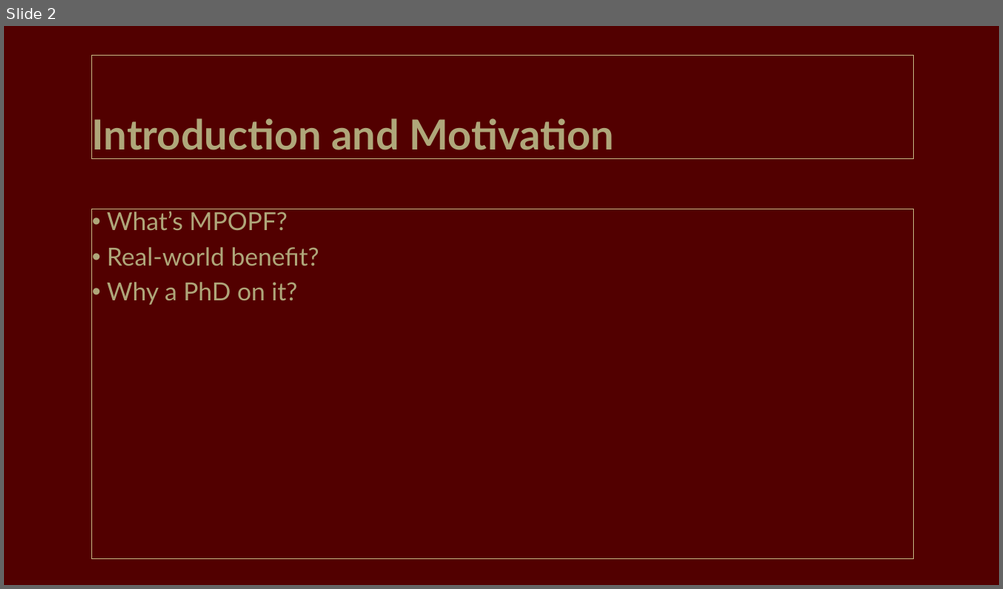
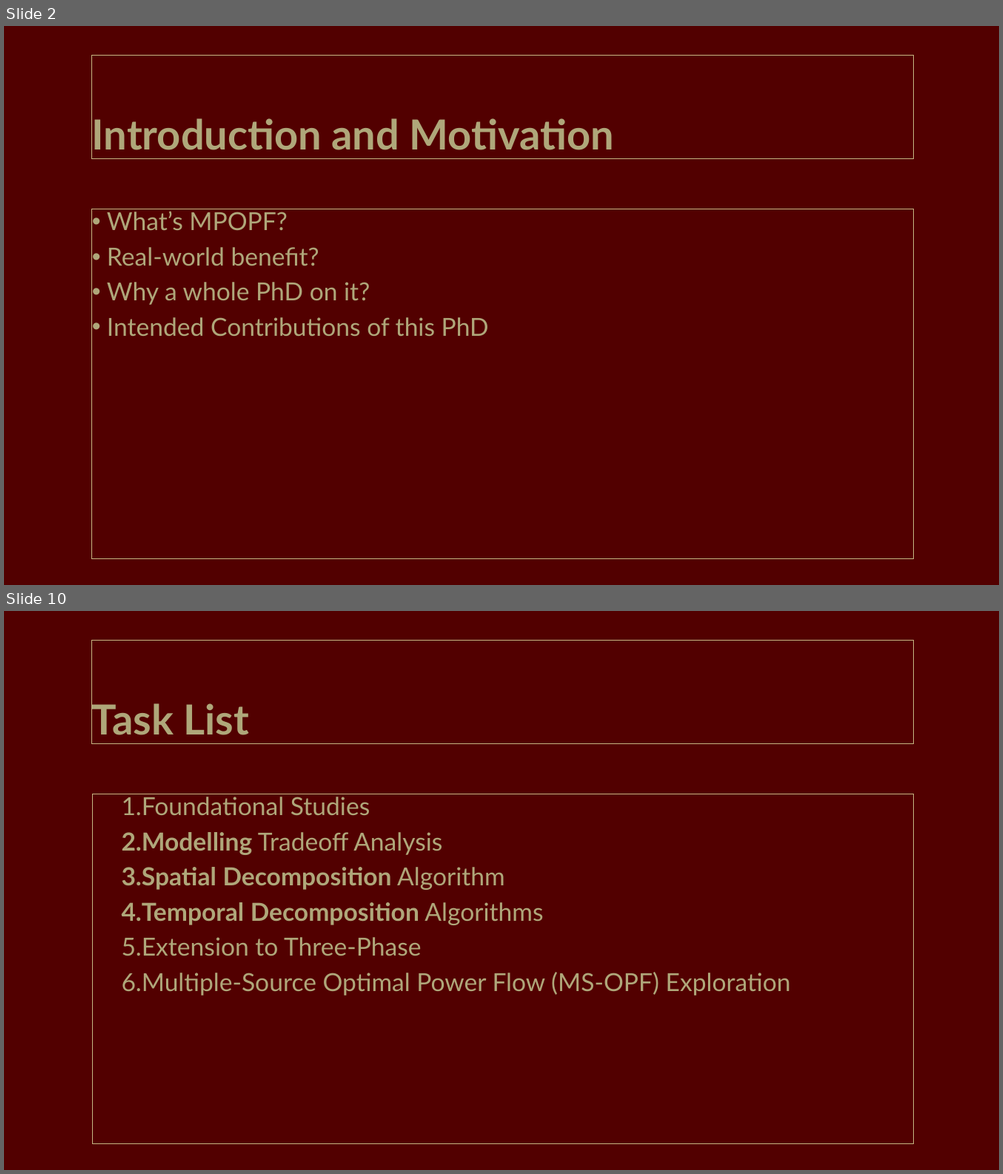
Before and after one commit to Realife-Brahmin/OriginalDocsHub-WSU-OneDrive, a slide deck: prelims-presentation_Jha_Aryan.pptx. Shown one above the other, each under a label of ours: slide 2 before the commit, slides 2 and 10 after it; the slides between them are not shown. The pictures are 1003x589 and 1003x1174 pixels, drawn with LibreOffice and Linux fonts; fonts in the diff are those of the drawing. Boxes give left, top, right and bottom in pixels: in the first picture for what was removed or moved away, otherwise in the second. Text is boxed around its words. In the diff, an @@ line names an element or a change of style, - is before the commit and + after.

```diff
--- a/prelims-presentation_Jha_Aryan.pptx
+++ b/prelims-presentation_Jha_Aryan.pptx
@@ slide 10 added at bbox=[4, 611, 999, 1170], background #520000 @@
@@ title added at bbox=[92, 640, 913, 743], outline #C5B783 0.75 pt, 40 pt, text #AFA77A, bold @@
+Task List
@@ text added at bbox=[93, 795, 914, 1145], outline #C5B783 0.75 pt, 24 pt, text #AFA77A @@
+1. Foundational Studies
+2. Modelling Tradeoff Analysis
+3. Spatial Decomposition Algorithm
+4. Temporal Decomposition Algorithms
+5. Extension to Three-Phase
+6. Multiple-Source Optimal Power Flow (MS-OPF) Exploration
@@ slide 2 changed as well @@
@@ text at bbox=[107, 282, 489, 336]: text changed @@
-• Why a PhD on it?
+• Why a whole PhD on it?
+• Intended Contributions of this PhD
```
Also in this commit, not shown: 3 other slides changed, 16 other slides added.
